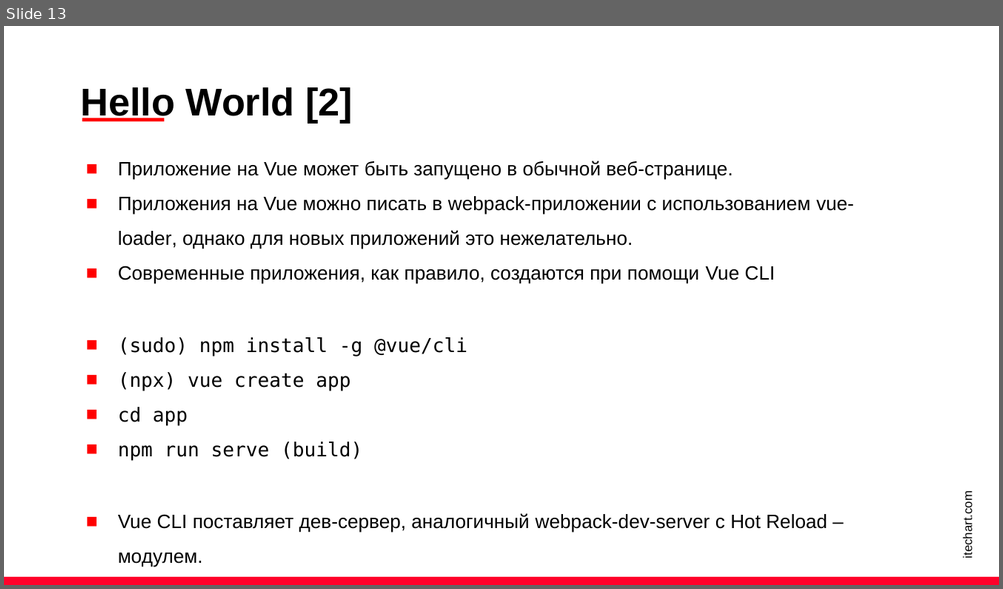
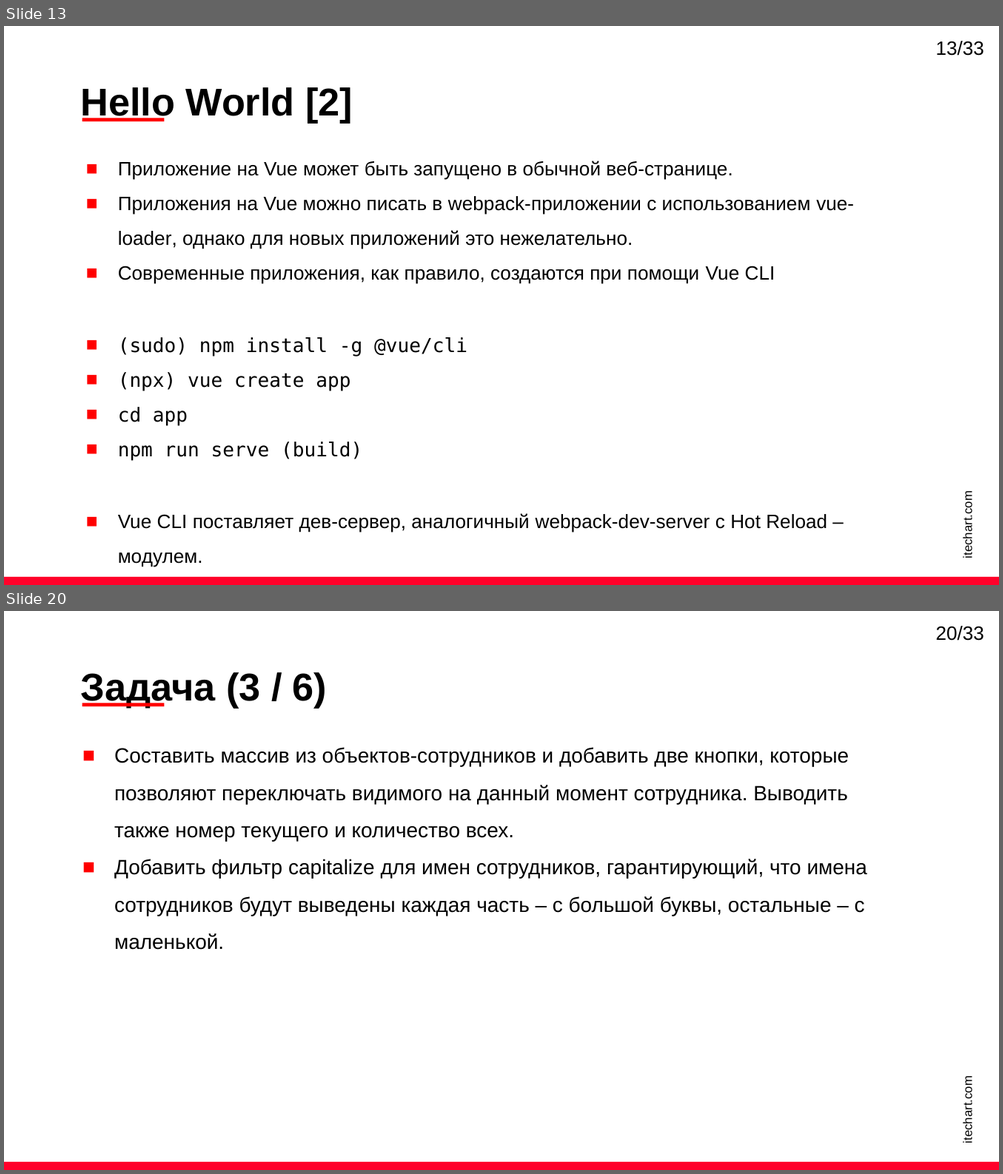
Before and after one commit to latushkin-itechart/vue-workshop, a slide deck: L1/L1.pptx. Shown one above the other, each under a label of ours: slide 13 before the commit, slides 13 and 20 after it; the slides between them are not shown. The pictures are 1003x589 and 1003x1174 pixels, drawn with LibreOffice and Linux fonts; fonts in the diff are those of the drawing. Boxes give left, top, right and bottom in pixels: in the first picture for what was removed or moved away, otherwise in the second. Text is boxed around its words. In the diff, an @@ line names an element or a change of style, - is before the commit and + after.

```diff
--- a/L1/L1.pptx
+++ b/L1/L1.pptx
@@ slide 20 added at [4,611,999,1170], background #FFFFFF @@
@@ text added at [936,626,984,641], 14 pt, text #000000 @@
+20/33
@@ text added at [81,672,327,708], 28 pt, text #000000, bold @@
+Задача (3 / 6)
@@ rectangle added at [82,703,164,707], fill #FF0000 @@
@@ text added at [114,747,867,950], 15 pt, text #000000 @@
+■ Составить массив из объектов-сотрудников и добавить две кнопки, которые позволяют переключать видимого на данный момент сотрудника. Выводить также номер текущего и количество всех.
+■ Добавить фильтр capitalize для имен сотрудников, гарантирующий, что имена сотрудников будут выведены каждая часть – с большой буквы, остальные – с маленькой.
@@ text added at [960,1083,974,1141], 9 pt, text #000000 @@
+itechart.com
@@ rectangle added at [4,1162,999,1170], fill #FF012A @@
@@ slide 13 changed as well @@
@@ text added at [936,41,984,56], 14 pt, text #000000 @@
+13/33
```
Also in this commit, not shown: 10 other slides changed, 19 other slides added, 10 slides removed, 38 other files.
